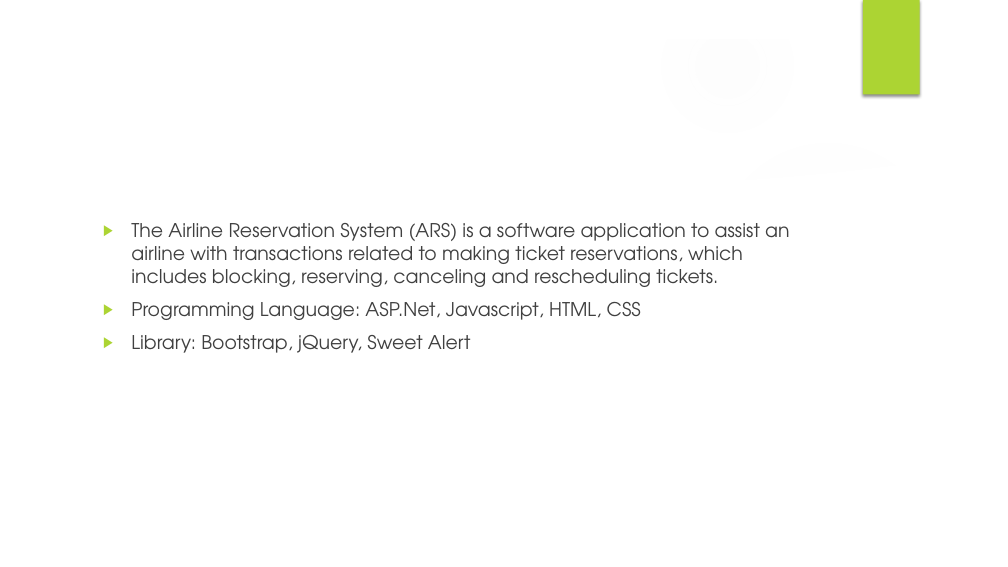
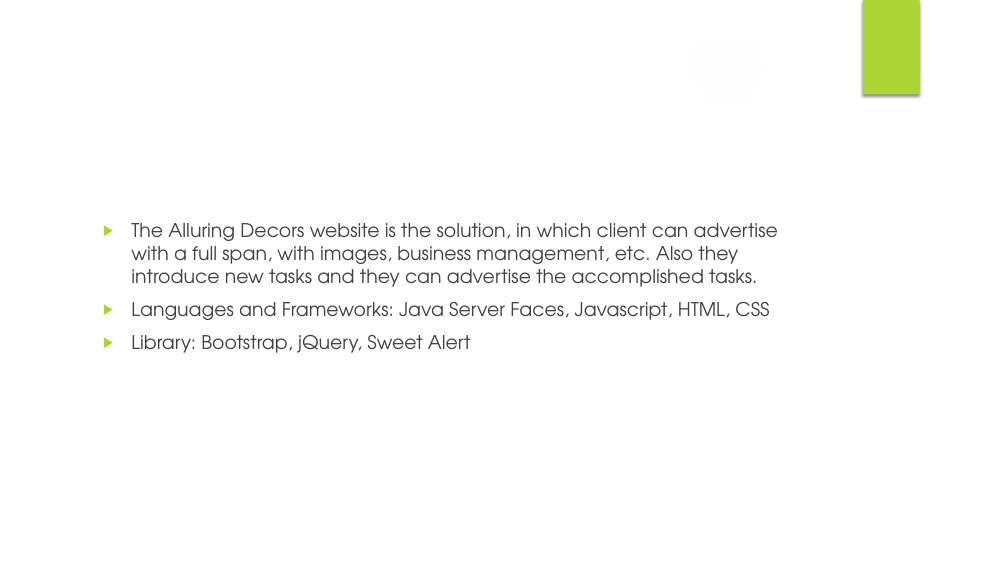
Before and after one commit to Nickytg/AlluringDecors, a slide deck: slide 2 of PROJECT ACCP SEM 3_new.pptx. Drawn at 1008x567 pixels with LibreOffice and Linux fonts; fonts in the diff are those of the drawing; background and template pictures are left out. Boxes give left, top, right and bottom in pixels: in the first picture for what was removed or moved away, otherwise in the second. Text is boxed around its words. In the diff, an @@ line names an element or a change of style, - is before the commit and + after.

```diff
--- a/PROJECT ACCP SEM 3_new.pptx
+++ b/PROJECT ACCP SEM 3_new.pptx
@@ text at (131, 223, 778, 320): text changed @@
-▶ The Airline Reservation System (ARS) is a software application to assist an airline with transactions related to making ticket reservations, which includes blocking, reserving, canceling and rescheduling tickets.
-▶ Programming Language: ASP.Net, Javascript, HTML, CSS
+▶ The Alluring Decors website is the solution, in which client can advertise with a full span, with images, business management, etc. Also they introduce new tasks and they can advertise the accomplished tasks.
+▶ Languages and Frameworks: Java Server Faces, Javascript, HTML, CSS
```
Also in this commit, not shown: 3 other slides changed, 1 slide added, 1 slide removed, 1 other file.
